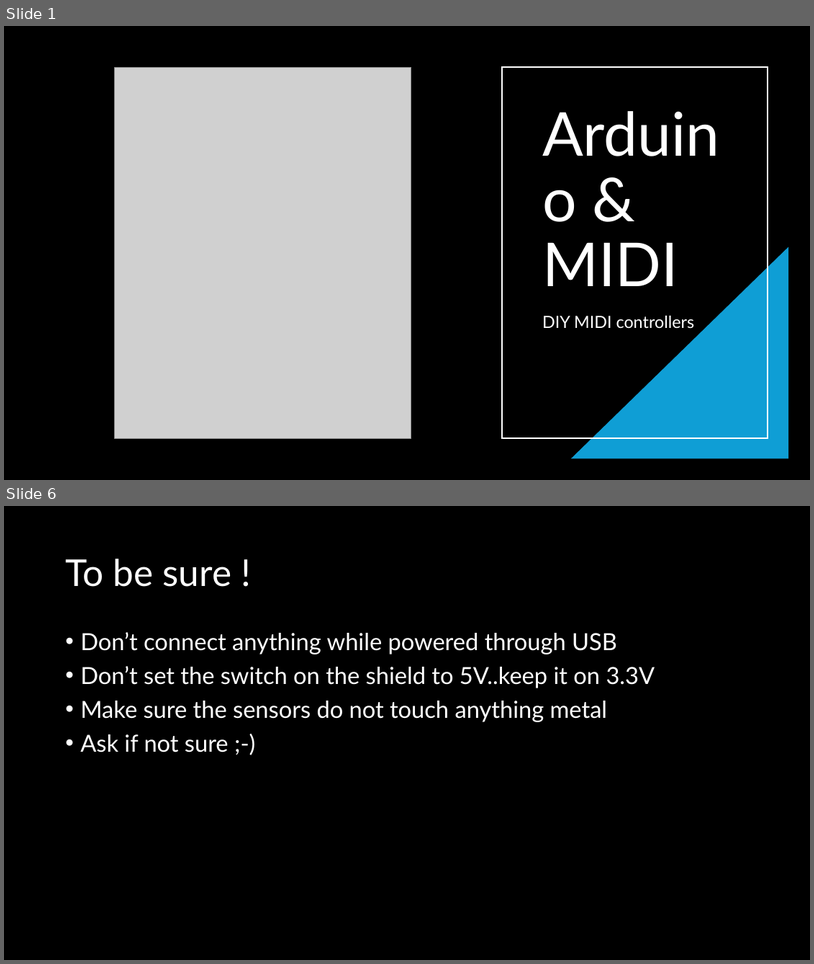
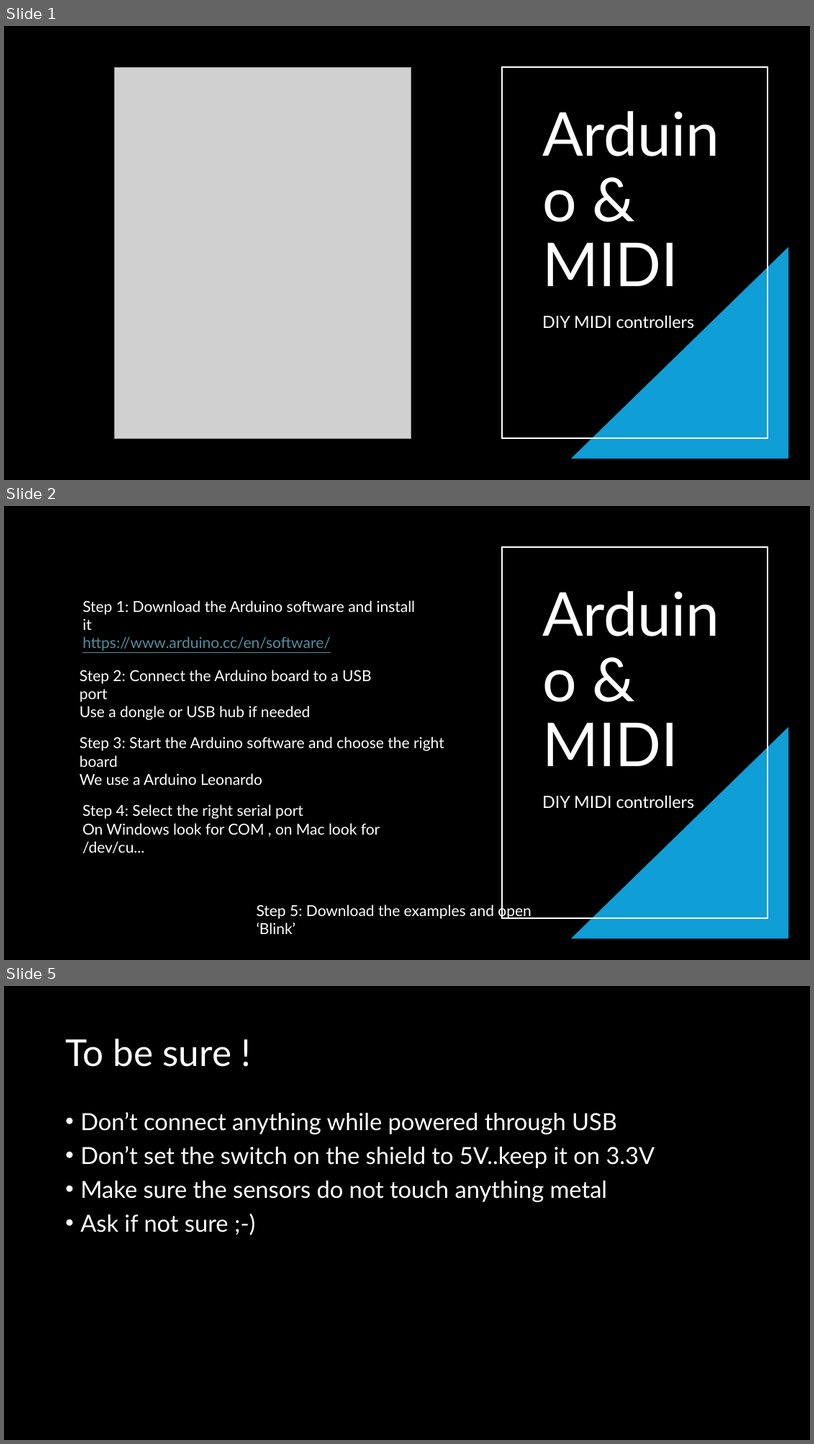
Before and after one commit to ichingxs4all/Midi-MusicVilla, a slide deck: Resonant_Frequencies_WS1/Resonant Frequencies WS1.pptx. Shown one above the other, each under a label of ours: slides 1 and 6 before the commit, slides 1, 2 and 5 after it; the slides between them are not shown. The pictures are 814x964 and 814x1444 pixels, drawn with LibreOffice and Linux fonts; fonts in the diff are those of the drawing; grey boxes stand for pictures. Boxes give left, top, right and bottom in pixels: in the first picture for what was removed or moved away, otherwise in the second. Text is boxed around its words. In the diff, an @@ line names an element or a change of style, - is before the commit and + after.

```diff
--- a/Resonant_Frequencies_WS1/Resonant Frequencies WS1.pptx
+++ b/Resonant_Frequencies_WS1/Resonant Frequencies WS1.pptx
@@ slide 2 added at [4, 506, 810, 960], background #000000 @@
@@ rectangle added at [502, 547, 768, 918], outline #FFFFFF 1.5 pt @@
@@ text added at [82, 600, 416, 651], 18 pt, text #FFFFFF @@
+Step 1: Download the Arduino software and install it
+https://www.arduino.cc/en/software/
@@ text added at [80, 669, 371, 720], 18 pt, text #FFFFFF @@
+Step 2: Connect the Arduino board to a USB port
+Use a dongle or USB hub if needed
@@ text added at [80, 736, 445, 785], 18 pt, text #FFFFFF @@
+Step 3: Start the Arduino software and choose the right board
+We use a Arduino Leonardo
@@ title added at [543, 722, 679, 766], 72 pt, text #FFFFFF @@
+Arduino &
+MIDI
@@ right triangle added at [571, 727, 790, 939], fill #0F9ED5 @@
@@ text added at [82, 804, 381, 853], 18 pt, text #FFFFFF @@
+Step 4: Select the right serial port
+On Windows look for COM , on Mac look for /dev/cu...
@@ subtitle added at [543, 795, 695, 808], 20 pt, text #FFFFFF @@
+DIY MIDI controllers
@@ text added at [257, 902, 531, 934], 18 pt, text #FFFFFF @@
+Step 5: Download the examples and open ‘Blink’
@@ what was slide 6 is now slide 5 @@
```
Also in this commit, not shown: 3 slides changed, 7 other slides added.
